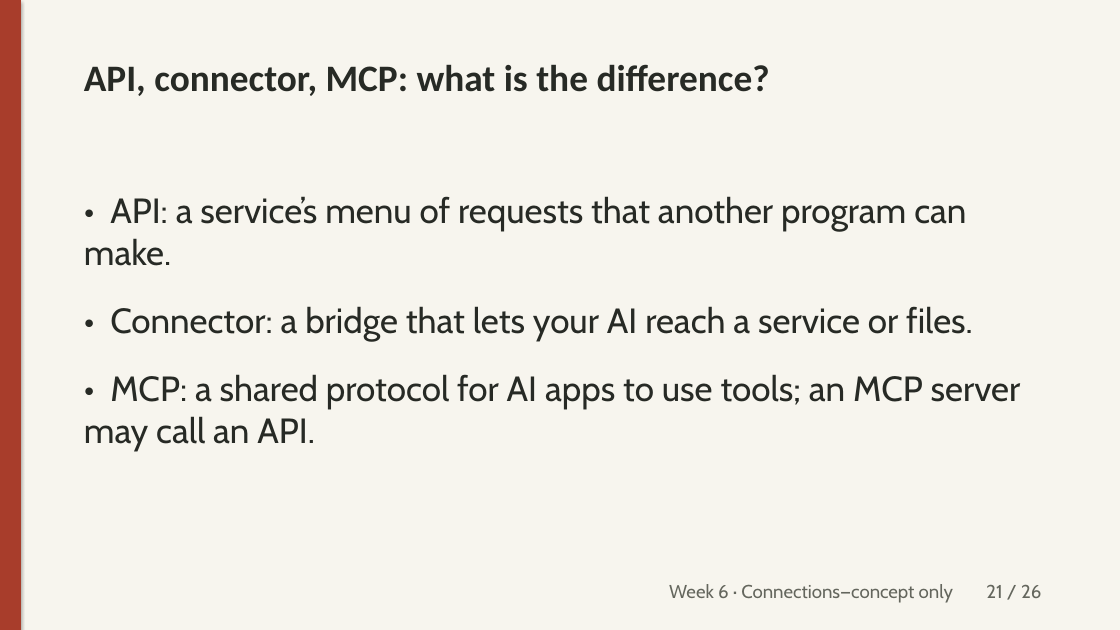
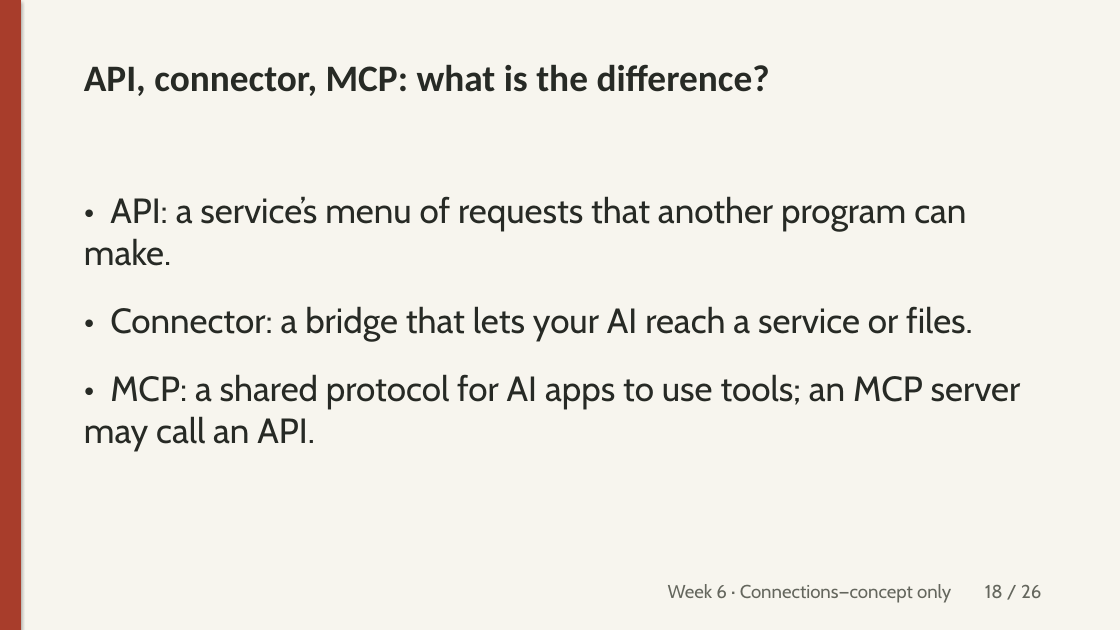
Before and after one commit to unforcedagi/learn-vibe-build-deck, a slide deck: slide 18 of lessons/week-6/_src/week6-lecture.pptx (slide 21 before the commit). Drawn at 1120x630 pixels with LibreOffice and Linux fonts; fonts in the diff are those of the drawing. Boxes give left, top, right and bottom in pixels: in the first picture for what was removed or moved away, otherwise in the second. Text is boxed around its words. In the diff, an @@ line names an element or a change of style, - is before the commit and + after.

```diff
--- a/lessons/week-6/_src/week6-lecture.pptx
+++ b/lessons/week-6/_src/week6-lecture.pptx
@@ text at <box>668,584,1041,603</box>: text changed @@
-Week 6 · Connections—concept only 21 / 26
+Week 6 · Connections—concept only 18 / 26
```
Also in this commit, not shown: 20 other slides changed, 8 other files.
